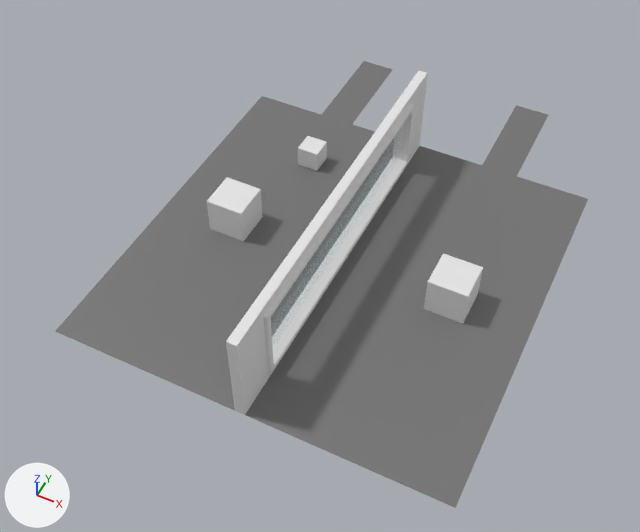
The glTF model game/source/map.glb: old version first, new version second.
Both versions are drawn from a camera (50 mm lens) standing at (12.5, -27.3, 32.1) and looking at (-0.8, -0.7, -1.1). Every picture has the same lights, and +X, +Y and +Z are marked at lower left. Where no turn or scale is listed for an object, it has been applied to the vertices.

Before the edit, the objects in view are built like this:
```python
me_cube = bpy.data.meshes.new('Cube')
me_cube.from_pydata(...)  # a box spanning x -6.97..-4.97, y -1.0..1.0, z -1.0..1.0; a box spanning x 4.97..6.97, y -1.0..1.0, z -1.0..1.0
me_cube_003 = bpy.data.meshes.new('Cube.003')
me_cube_003.from_pydata(...)  # a box spanning x -5.17..-3.989, y 5.447..6.628, z -0.947..0.235
me_plane = bpy.data.meshes.new('Plane')
me_plane.from_pydata([(-10.0, -10.0, -1.0), (10.0, -10.0, -1.0), (-10.0, 10.0, -1.0), (10.0, 10.0, -1.0)], [], [(0, 1, 3), (0, 3, 2)])
me_plane.materials.append(mat_material_002)  # grey #747474
ob_cube2__col = bpy.data.objects.new('Cube2 -col', me_cube_003)
ob_cube2__col.location = (0.0, 0.0, 0.0)
ob_cube__col = bpy.data.objects.new('Cube -col', me_cube)
ob_cube__col.location = (0.0, 0.0, 0.0)
ob_floor__col = bpy.data.objects.new('floor -col', me_plane)
ob_floor__col.location = (0.0, 0.0, 0.0)
# also in view: 'Plane -col' at (0.0, 13.0, -1.0); 'mirror -col' at (0.0, 0.0, 1.5); 'wall -col' at (0.0, 0.0, 1.5)
```
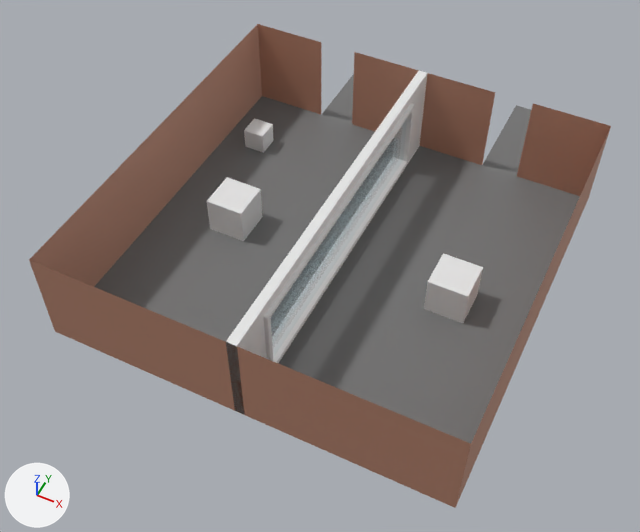
Changed parts and their boxes [x1, y1, x2, y2] in the pictures (640 x 532 px):
'walls -col', added (brown): after [29, 24, 611, 508]
'Cube2 -col', moved: before [298, 136, 327, 171]; after [244, 118, 274, 153]

What changed in the scene script:
```text
Add mat_material_003:
    mat_material_003 = principled_material('Material.003')
    mat_material_003.base_color = (0.513, 0.253, 0.171)  # brown #be8a73
Add me_plane_002:
    me_plane_002.from_pydata([(-10.0, 0.0, -1.0), (10.0, 0.0, -1.0), (-10.0, 0.0, 4.0), (10.0, 0.0, 4.0), (-10.0, 0.0, -1.0), (-10.0, 20.0, -1.0), (-10.0, 0.0, 4.0), (-10.0, 20.0, 4.0), (10.0, 0.0, -1.0), (10.0, 20.0, -1.0), (10.0, 0.0, 4.0), (10.0, 20.0, 4.0), (6.0, 20.0, -1.0), (10.0, 20.0, -1.0), (6.0, 20.0, 4.0), (10.0, 20.0, 4.0), (-4.0, 20.0, -1.0), (4.0, 20.0, -1.0), (-4.0, 20.0, 4.0), (4.0, 20.0, 4.0), (-10.0, 20.0, -1.0), (-6.0, 20.0, -1.0), (-10.0, 20.0, 4.0), (-6.0, 20.0, 4.0)], [], [(0, 2, 3), (0, 3, 1), (4, 5, 7), (4, 7, 6), (8, 10, 11), (8, 11, 9), (12, 13, 15), (12, 15, 14), (16, 17, 19), (16, 19, 18), (20, 21, 23), (20, 23, 22)])
    me_plane_002.materials.append(mat_material_003)  # brown #be8a73
Change ob_cube2__col:
    ob_cube2__col.location: (0.0, 0.0, 0.0) -> (-3.38, 0.0, 0.0)
Add ob_walls__col:
    ob_walls__col = bpy.data.objects.new('walls -col', me_plane_002)
    ob_walls__col.location = (0.0, -10.0, 0.0)
```
